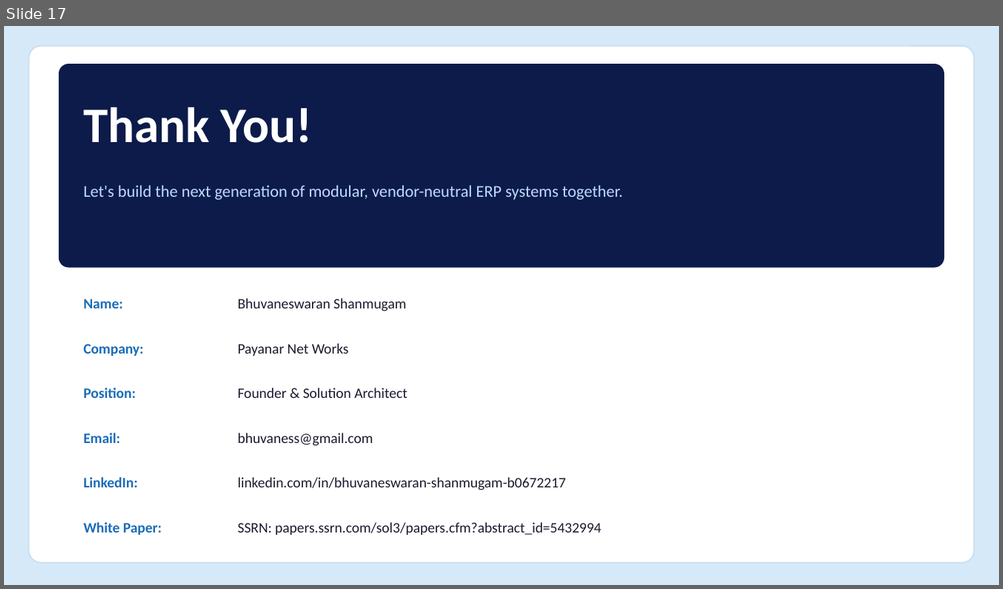
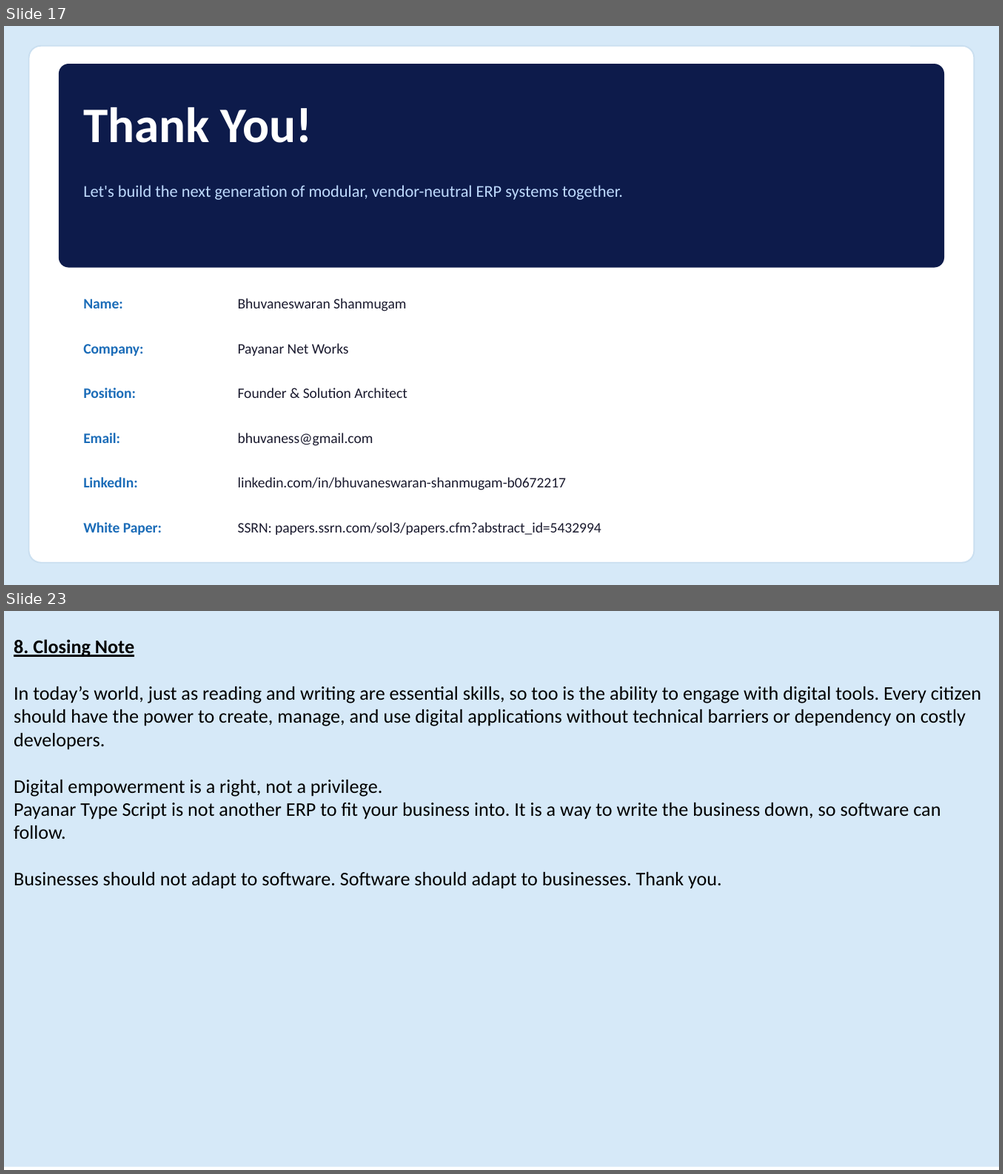
Before and after one commit to bhuvaness/MAA-ERP, a slide deck: payanarsstype-designer/docs/Payanar_Pitch_Deck_Final.pptx. Shown one above the other, each under a label of ours: slide 17 before the commit, slides 17 and 23 after it; the slides between them are not shown. The pictures are 1003x589 and 1003x1174 pixels, drawn with LibreOffice and Linux fonts; fonts in the diff are those of the drawing. Boxes give left, top, right and bottom in pixels: in the first picture for what was removed or moved away, otherwise in the second. Text is boxed around its words. In the diff, an @@ line names an element or a change of style, - is before the commit and + after.

```diff
--- a/payanarsstype-designer/docs/Payanar_Pitch_Deck_Final.pptx
+++ b/payanarsstype-designer/docs/Payanar_Pitch_Deck_Final.pptx
@@ slide 23 added at (x1=4, y1=611, x2=999, y2=1170), background #FFFFFF @@
@@ rectangle added at (x1=4, y1=611, x2=999, y2=1167), fill #D6E9F8 @@
@@ text added at (x1=14, y1=639, x2=981, y2=889), 14 pt, text #000000 @@
+8. Closing Note
+In today’s world, just as reading and writing are essential skills, so too is the ability to engage with digital tools. Every citizen should have the power to create, manage, and use digital applications without technical barriers or dependency on costly developers.
+Digital empowerment is a right, not a privilege.
+Payanar Type Script is not another ERP to fit your business into. It is a way to write the business down, so software can follow.
+Businesses should not adapt to software. Software should adapt to businesses. Thank you.
```
Also in this commit, not shown: 5 other slides added, 3 other files.
